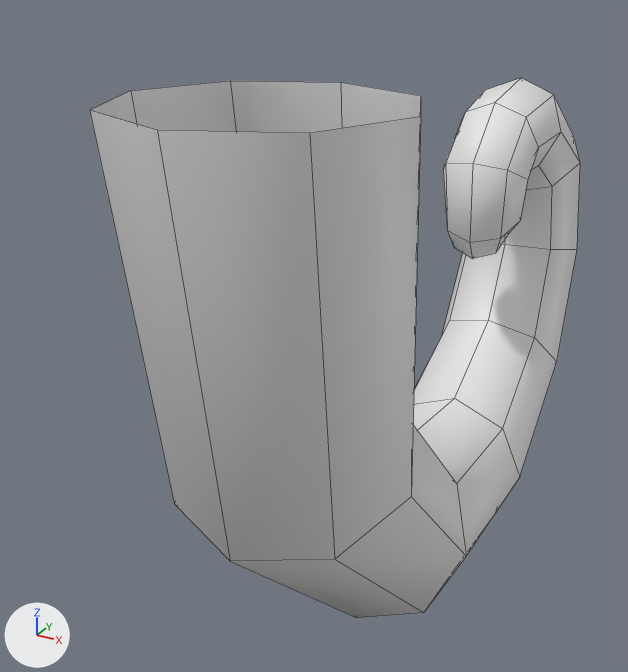
An edit to the Blender file assets/models/charisma-tail.blend, drawn before and after from the same camera.
One viewpoint serves both versions: a camera (50 mm lens) standing at (0.321, -0.992, 0.328) and looking at (-0.099, -0.23, -0.053). The lights are fixed; the arrows at lower left show +X, +Y and +Z. Mesh edges are drawn as thin lines.

The first picture shows 'Spiral.002'.
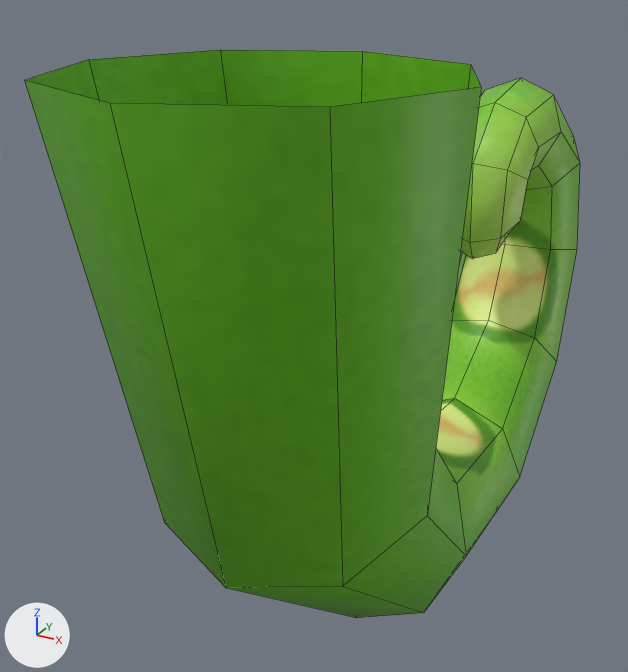
Diff of the bpy script that builds the scene:
```diff
--- a/assets/models/charisma-tail.blend.py
+++ b/assets/models/charisma-tail.blend.py
@@ img_charisma_tail_jpg @@
+img_charisma_tail_jpg = load_image('charisma-tail.jpg', '../images/charisma-tail.jpg', 256, 128, 'sRGB')
@@ mat_charisma_tail_jpg @@
+mat_charisma_tail_jpg = principled_material('charisma-tail.jpg')
+mat_charisma_tail_jpg.texture = img_charisma_tail_jpg
@@ me_mesh_002 @@
 me_mesh_002.from_pydata(...)  # 104 vertices, 99 faces; spans x -0.114..0.114, y -0.594..0.274, z -0.375..0.236
 # used by ob_spiral_002; location = (0.0, 0.0, 0.0)
-me_mesh_002.vertices[0].co = (-0.114, -0.48, 0.236)  # pixel (130, 90)
-me_mesh_002.vertices[1].co = (-0.081, -0.399, 0.236)  # pixel (230, 80)
-me_mesh_002.vertices[2].co = (0.0, -0.366, 0.236)  # pixel (340, 82)
-me_mesh_002.vertices[3].co = (0.081, -0.399, 0.236)  # pixel (420, 95)
-me_mesh_002.vertices[4].co = (0.114, -0.48, 0.236)  # pixel (420, 116)
-me_mesh_002.vertices[5].co = (0.081, -0.561, 0.236)  # pixel (309, 133)
-me_mesh_002.vertices[6].co = (0.0, -0.594, 0.236)  # pixel (157, 130)
-me_mesh_002.vertices[7].co = (-0.081, -0.561, 0.236)  # pixel (89, 110)
-me_mesh_002.vertices[8].co = (-0.106, -0.443, -0.067)
-me_mesh_002.vertices[9].co = (-0.074, -0.372, -0.043)
-me_mesh_002.vertices[10].co = (0.001, -0.342, -0.033)
-me_mesh_002.vertices[11].co = (0.076, -0.372, -0.043)
-me_mesh_002.vertices[12].co = (0.107, -0.443, -0.067)  # pixel (411, 496)
-me_mesh_002.vertices[13].co = (0.076, -0.515, -0.091)  # pixel (334, 559)
-me_mesh_002.vertices[14].co = (0.001, -0.544, -0.101)  # pixel (230, 561)
-me_mesh_002.vertices[15].co = (-0.074, -0.515, -0.091)  # pixel (174, 503)
+# me_mesh_002 part 1
+me_mesh_002.vertices[0].co = (-0.152, -0.48, 0.256)  # pixel (88, 59)
+me_mesh_002.vertices[1].co = (-0.107, -0.373, 0.257)  # pixel (220, 49)
+me_mesh_002.vertices[2].co = (0.0, -0.328, 0.257)  # pixel (362, 51)
+me_mesh_002.vertices[3].co = (0.107, -0.373, 0.257)  # pixel (470, 64)
+me_mesh_002.vertices[4].co = (0.152, -0.48, 0.256)  # pixel (481, 87)
+me_mesh_002.vertices[5].co = (0.107, -0.588, 0.256)  # pixel (329, 107)
+me_mesh_002.vertices[6].co = (0.0, -0.632, 0.256)  # pixel (109, 103)
+me_mesh_002.vertices[7].co = (-0.107, -0.588, 0.256)  # pixel (24, 80)
+me_mesh_002.vertices[8].co = (-0.118, -0.439, -0.083)
+me_mesh_002.vertices[9].co = (-0.083, -0.359, -0.056)
+me_mesh_002.vertices[10].co = (0.001, -0.326, -0.045)
+me_mesh_002.vertices[11].co = (0.085, -0.359, -0.056)
+me_mesh_002.vertices[12].co = (0.12, -0.439, -0.083)  # pixel (427, 515)
+me_mesh_002.vertices[13].co = (0.085, -0.519, -0.11)  # pixel (342, 586)
+me_mesh_002.vertices[14].co = (0.001, -0.552, -0.121)  # pixel (225, 587)
+me_mesh_002.vertices[15].co = (-0.083, -0.519, -0.11)  # pixel (164, 522)
+me_mesh_002.materials.append(mat_charisma_tail_jpg)  # picture img_charisma_tail_jpg
```

Boxes (x1, y1, x2, y2) around the edits, measured in the pictures (628 x 672 px; the box of a moved part takes in the faces that stretch with it):
'Spiral.002', recoloured, reshaped (grey to green, 13% wider): before (90, 78, 580, 618); after (24, 50, 580, 618)
part 1 of me_mesh_002, moved or reshaped: before (90, 81, 466, 618); after (24, 50, 481, 618)
